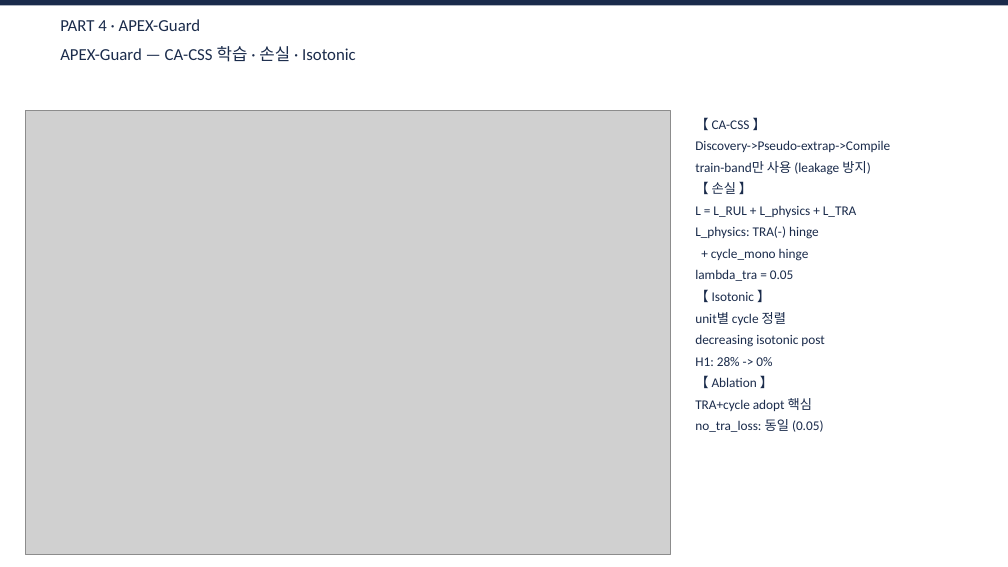
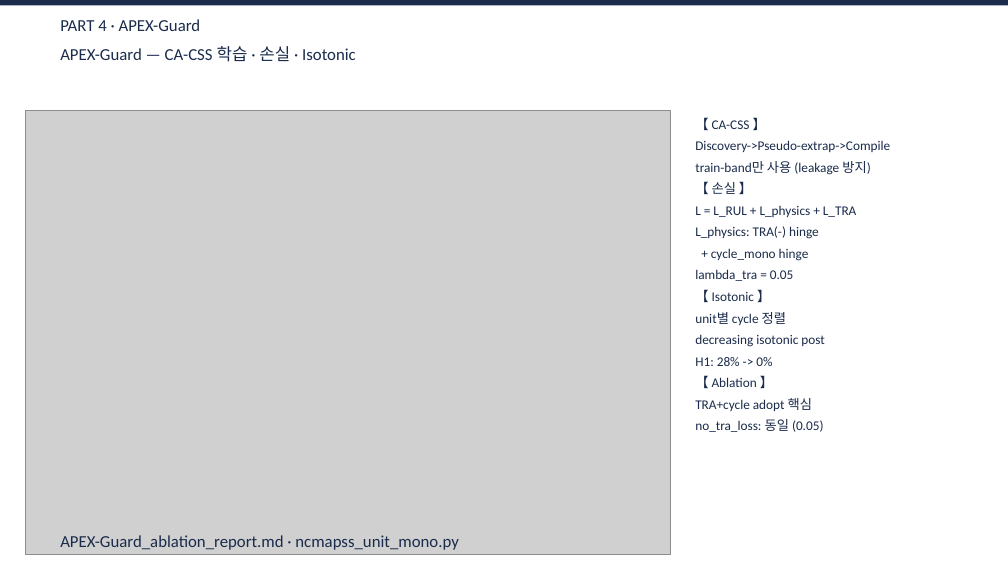
Before and after one commit to amumujs-create/literec_study, a slide deck: slide 31 of extrapolation-papers/외삽_50분_발표자료.pptx. Drawn at 1008x567 pixels with LibreOffice and Linux fonts; fonts in the diff are those of the drawing; grey boxes stand for pictures. Boxes give left, top, right and bottom in pixels: in the first picture for what was removed or moved away, otherwise in the second. Text is boxed around its words. In the diff, an @@ line names an element or a change of style, - is before the commit and + after.

```diff
--- a/extrapolation-papers/외삽_50분_발표자료.pptx
+++ b/extrapolation-papers/외삽_50분_발표자료.pptx
@@ text added at <box>60,535,458,550</box>, 12 pt, text #1A2B4B @@
+APEX-Guard_ablation_report.md · ncmapss_unit_mono.py
```
Also in this commit, not shown: 11 other slides changed, 2 slides added, 1 slide removed, 1 other file.
